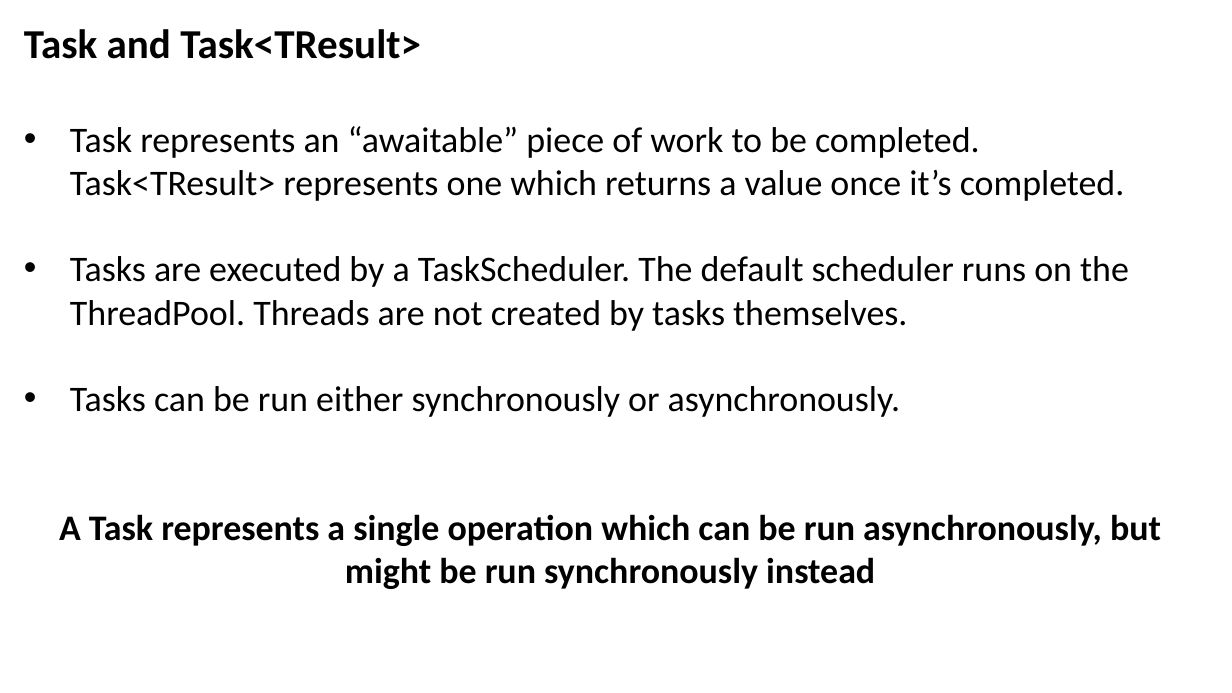
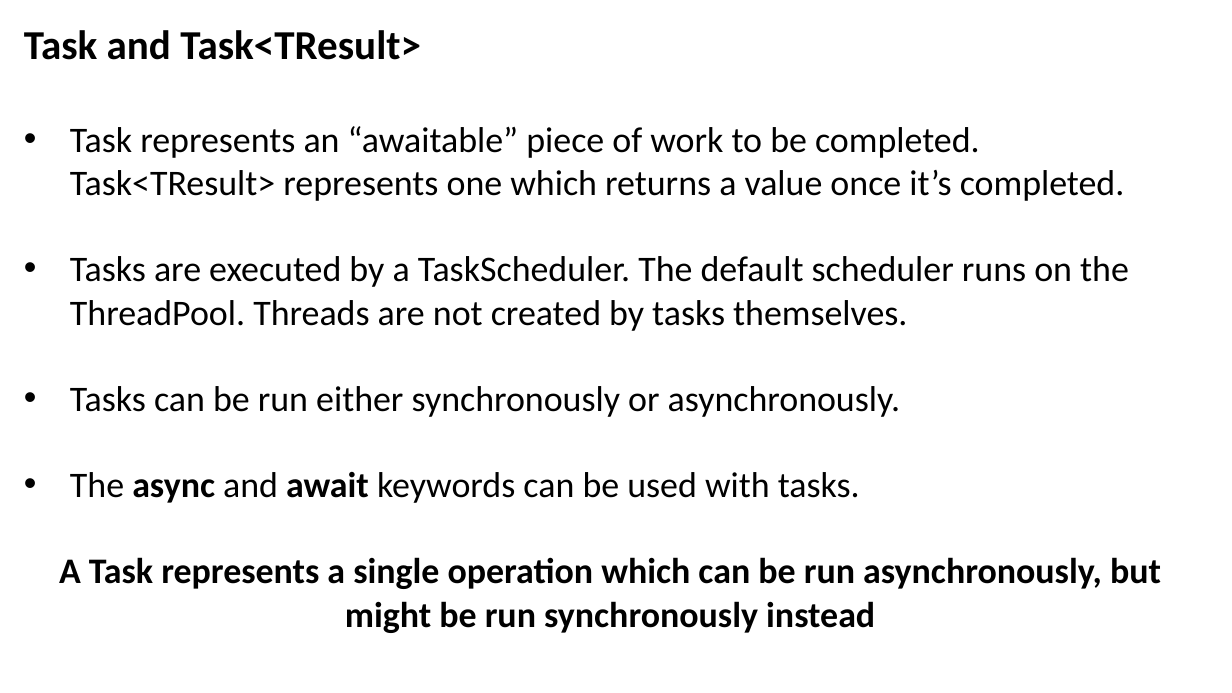
Before and after one commit to JoshKain/AsyncAwaitQuiz, a slide deck: slide 12 of Async and await presentation.pptx. Drawn at 1232x693 pixels with LibreOffice and Linux fonts; fonts in the diff are those of the drawing. Boxes give left, top, right and bottom in pixels: in the first picture for what was removed or moved away, otherwise in the second. Text is boxed around its words. In the diff, an @@ line names an element or a change of style, - is before the commit and + after.

Commit message:
Updated slides

```diff
--- a/Async and await presentation.pptx
+++ b/Async and await presentation.pptx
@@ text at (70, 472, 860, 503): paragraph added @@
+• The async and await keywords can be used with tasks.
```
Also in this commit, not shown: 1 other slide changed.
